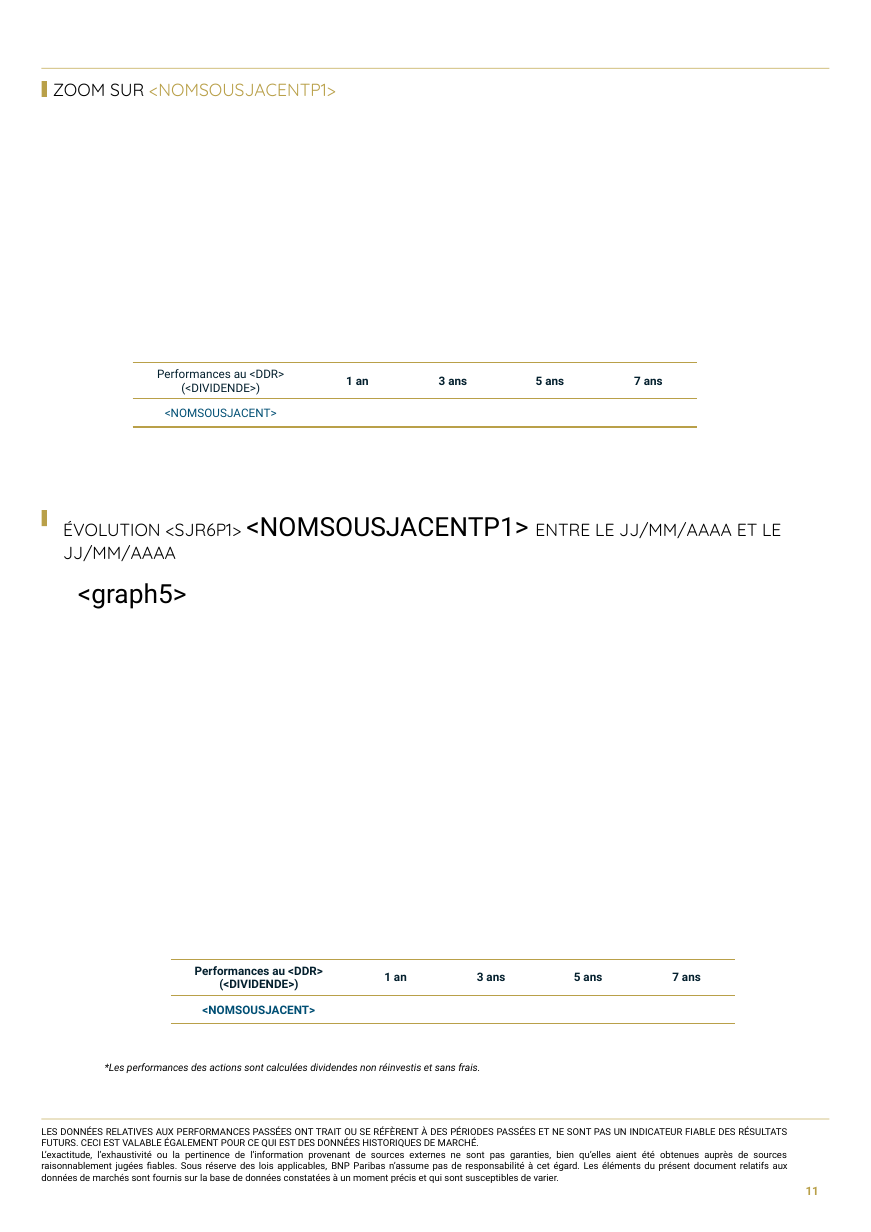
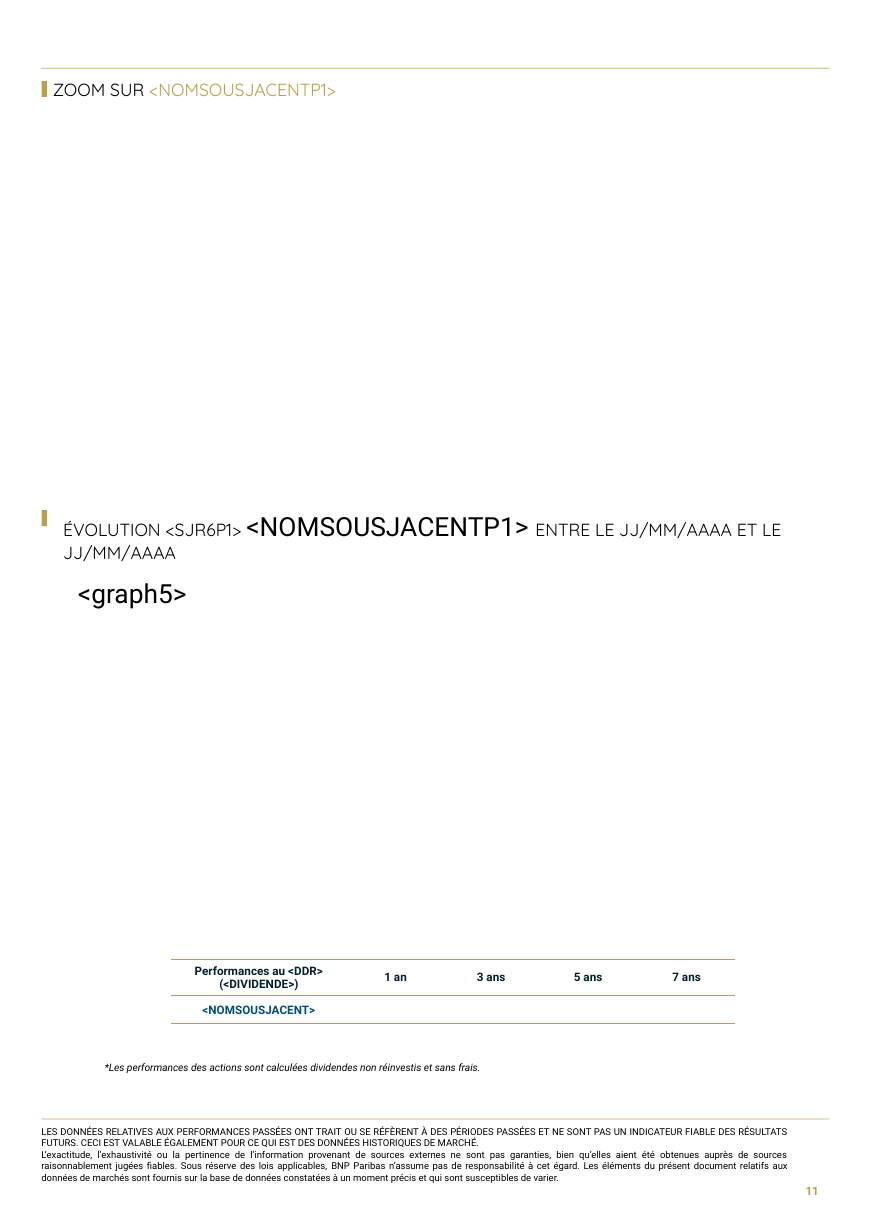
Before and after one commit to guillaumejacquin/equitim-project, a slide deck: slide 11 of Templates/testmercredi.pptx. Drawn at 871x1232 pixels with LibreOffice and Linux fonts; fonts in the diff are those of the drawing; background and template pictures are left out. Boxes give left, top, right and bottom in pixels: in the first picture for what was removed or moved away, otherwise in the second. Text is boxed around its words. In the diff, an @@ line names an element or a change of style, - is before the commit and + after.

```diff
--- a/Templates/testmercredi.pptx
+++ b/Templates/testmercredi.pptx
@@ table removed at (133, 362, 696, 427), 2 rows, 5 columns @@
-Performances au <DDR> (<DIVIDENDE>) | 1 an | 3 ans | 5 ans | 7 ans
-<NOMSOUSJACENT> |  |  |  | 
```
Also in this commit, not shown: 1 other slide changed.
